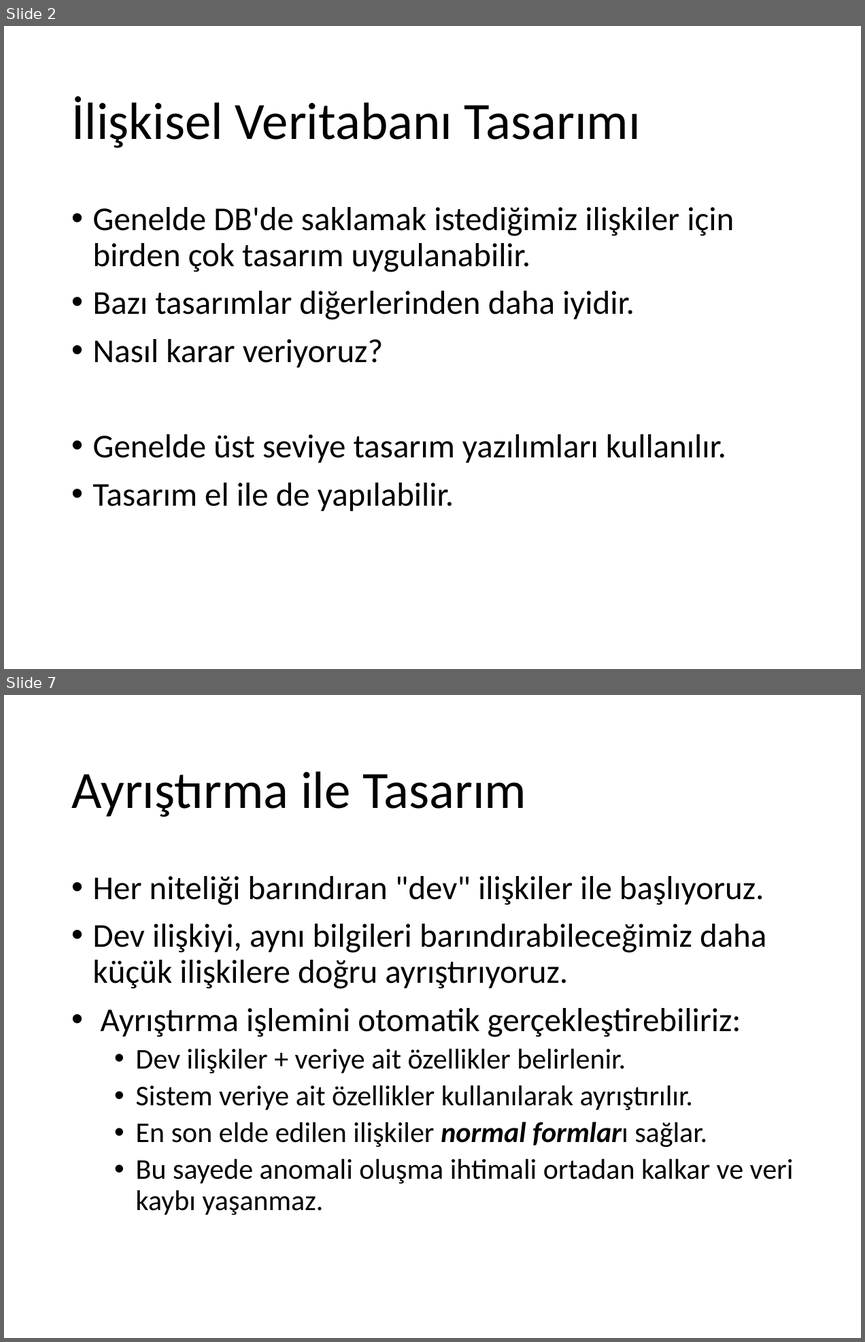
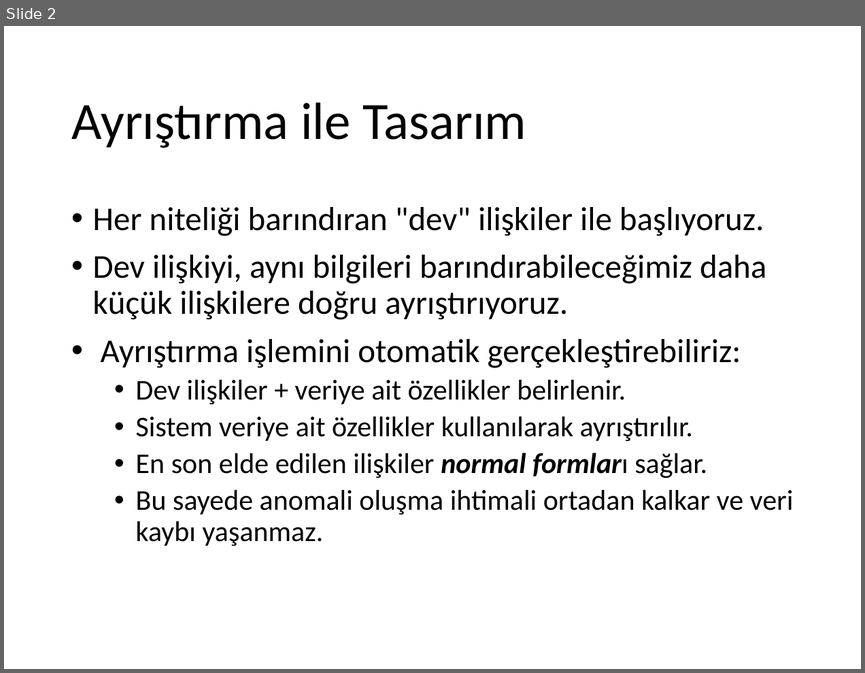
Before and after one commit to ihpar/dbms, a slide deck: Slides/Ders 5.2 Design BCNF.pptx. Shown one above the other, each under a label of ours: slides 2 and 7 before the commit, slide 2 after it; the slides between them are not shown. The pictures are 865x1342 and 865x673 pixels, drawn with LibreOffice and Linux fonts; fonts in the diff are those of the drawing. Boxes give left, top, right and bottom in pixels: in the first picture for what was removed or moved away, otherwise in the second. Text is boxed around its words. In the diff, an @@ line names an element or a change of style, - is before the commit and + after.

```diff
--- a/Slides/Ders 5.2 Design BCNF.pptx
+++ b/Slides/Ders 5.2 Design BCNF.pptx
@@ slide 2 removed at (4, 26, 861, 669), background #FFFFFF @@
@@ title removed at (71, 96, 640, 148) @@
-İlişkisel Veritabanı Tasarımı
@@ text removed at (93, 207, 734, 511) @@
-• Genelde DB'de saklamak istediğimiz ilişkiler için birden çok tasarım uygulanabilir.
-• Bazı tasarımlar diğerlerinden daha iyidir.
-• Nasıl karar veriyoruz?
-• Genelde üst seviye tasarım yazılımları kullanılır.
-• Tasarım el ile de yapılabilir.
@@ what was slide 7 is now slide 2 @@
```
Also in this commit, not shown: 1 slide changed, 5 other slides removed, 3 other files.
